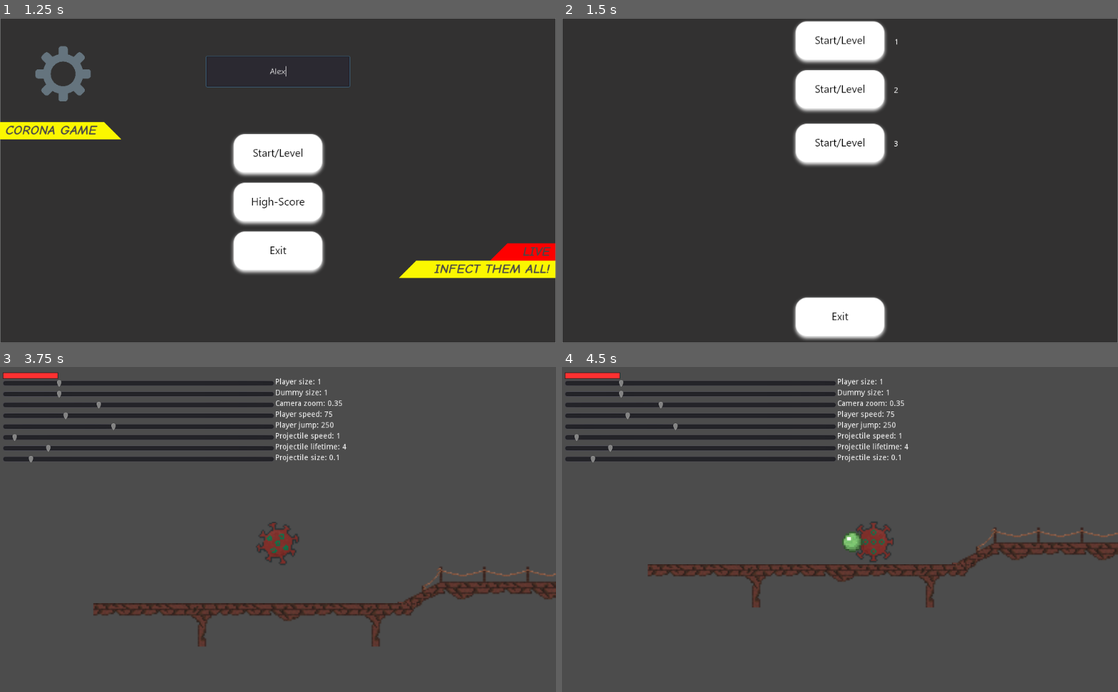
Above: before the commit, frames 1-4 (two rows, left to right).
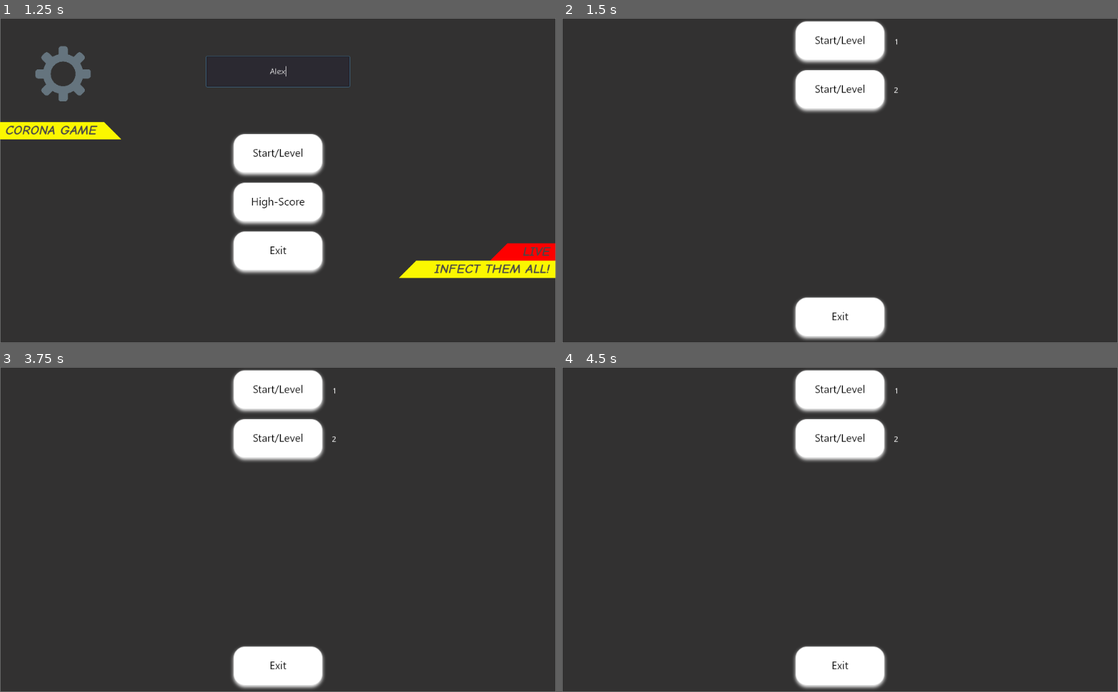
Above: after the commit, the same moments.

Repository: INF19IT2/2d-Jump-n-Run-SE
Game: Godot game, scene res://Scenes/MainScene/MainScene.tscn
The game is run twice, just before and just after one commit, with the same random seed, the same clock (stepped at 60 frames per second) and the same inputs. Sound files missing from this copy of the repository are replaced by a short silence.
Inputs (mouse positions are in pixels of both pictures, inside the frame that each line leads up to):
- Up to frame 1 (1.25 s): click (278, 70) at 0.52 s; type "Alex" at 0.6 s
- Up to frame 2 (1.5 s): click (840, 154) at 1.25 s
- Up to frame 3 (3.75 s): click "1" at 2 s; click "2" at 2.75 s; click (278, 493) at 3.5 s, where only the run before the commit has a clickable "3"
- Up to frame 4 (4.5 s): tap Enter (shoot) at 4.25 s; hold D (move_right) from 4.28 s (still down); hold Shift (running) from 4.28 s (still down)

Frame 1 is identical in both runs. In frame 2, 2.1% of the frame differs, in the area x 41-61%, y 32-46%; in frame 3, 92%; in frame 4, 92%, in the area x 0-100%, y 0-100%.

Commit message:
Main Menu Music

Diff:
--- a/2d-Jump-n-Run-SE/Scenes/LevelSelection/LevelSelection.tscn
+++ b/2d-Jump-n-Run-SE/Scenes/LevelSelection/LevelSelection.tscn
@@ -81,6 +81,7 @@
 }
 
 [node name="Level3Button" type="TextureButton" parent="."]
+visible = false
 anchor_left = 0.411
 anchor_top = 0.15
 anchor_right = 0.589
@@ -94,6 +95,7 @@
 }
 
 [node name="Level3Text" type="RichTextLabel" parent="Level3Button"]
+visible = false
 anchor_left = 1.047
 anchor_top = 0.407
 anchor_right = 1.266
--- a/2d-Jump-n-Run-SE/Scenes/MainScene/MainScene.tscn
+++ b/2d-Jump-n-Run-SE/Scenes/MainScene/MainScene.tscn
@@ -11,6 +11,9 @@
 [ext_resource path="res://fonts/ComicNeue-Italic.ttf" type="DynamicFontData" id=9]
 [ext_resource path="res://fonts/ComicNeue-BoldItalic.ttf" type="DynamicFontData" id=10]
 [ext_resource path="res://fonts/ComicNeue-Bold.ttf" type="DynamicFontData" id=11]
+[ext_resource path="res://Scripts/Audio/Audio_MainMenu.gd" type="Script" id=12]
+[ext_resource path="res://sound/Menu_Loop.wav" type="AudioStream" id=13]
+[ext_resource path="res://sound/Menu_intro.wav" type="AudioStream" id=14]
 
 [sub_resource type="DynamicFont" id=1]
 font_data = ExtResource( 8 )
@@ -198,6 +201,16 @@
 __meta__ = {
 "_edit_use_anchors_": false
 }
+
+[node name="Audio" type="Node" parent="."]
+script = ExtResource( 12 )
+
+[node name="Loop" type="AudioStreamPlayer" parent="Audio"]
+stream = ExtResource( 13 )
+
+[node name="Intro" type="AudioStreamPlayer" parent="Audio"]
+stream = ExtResource( 14 )
 [connection signal="pressed" from="ExitButton" to="." method="_on_ExitButton_pressed"]
 [connection signal="pressed" from="OptionsButton" to="." method="_on_OptionsButton_pressed"]
 [connection signal="pressed" from="StartLevelButton" to="." method="_on_StartLevelButton_pressed"]
+[connection signal="finished" from="Audio/Intro" to="Audio" method="_on_Intro_finished"]
--- /dev/null
+++ b/2d-Jump-n-Run-SE/Scripts/Audio/Audio_MainMenu.gd
@@ -0,0 +1,17 @@
+extends Node
+
+# Called when the node enters the scene tree for the first time.
+func _ready():
+	get_node("Intro").play()
+	pass # Replace with function body.
+
+
+# Called every frame. 'delta' is the elapsed time since the previous frame.
+func _process(delta):
+	pass
+
+
+func _on_Intro_finished():
+	get_node("Loop").play()
+	get_node("Loop").autoplay = true
+	pass # Replace with function body.
--- a/2d-Jump-n-Run-SE/project.godot
+++ b/2d-Jump-n-Run-SE/project.godot
@@ -17,7 +17,7 @@
 
 config/name="2d- Jump-n- Run- Se"
 run/main_scene="res://Scenes/MainScene/MainScene.tscn"
-config/icon="res://icon.png"
+config/icon="res://imagesFiles/MISC/icon.png"
 
 [input]
 
Not shown: 1 places in 2d-Jump-n-Run-SE/Scenes/MainScene/MainScene.tscn that only renumber resources
Not shown, added: 2d-Jump-n-Run-SE/sound/Boss_intro.wav.import
Not shown, added: 2d-Jump-n-Run-SE/sound/Boss_loop.wav.import
Not shown, added: 2d-Jump-n-Run-SE/sound/Level_Loop.wav.import
Not shown, added: 2d-Jump-n-Run-SE/sound/Menu_Loop.wav.import
Not shown, added: 2d-Jump-n-Run-SE/sound/Menu_intro.wav.import
Not shown, added: 2d-Jump-n-Run-SE/sound/Boss_intro.wav
Not shown, added: 2d-Jump-n-Run-SE/sound/Boss_loop.wav
Not shown, added: 2d-Jump-n-Run-SE/sound/Level_Loop.wav
Not shown, added: 2d-Jump-n-Run-SE/sound/Menu_Loop.wav
Not shown, added: 2d-Jump-n-Run-SE/sound/Menu_intro.wav
